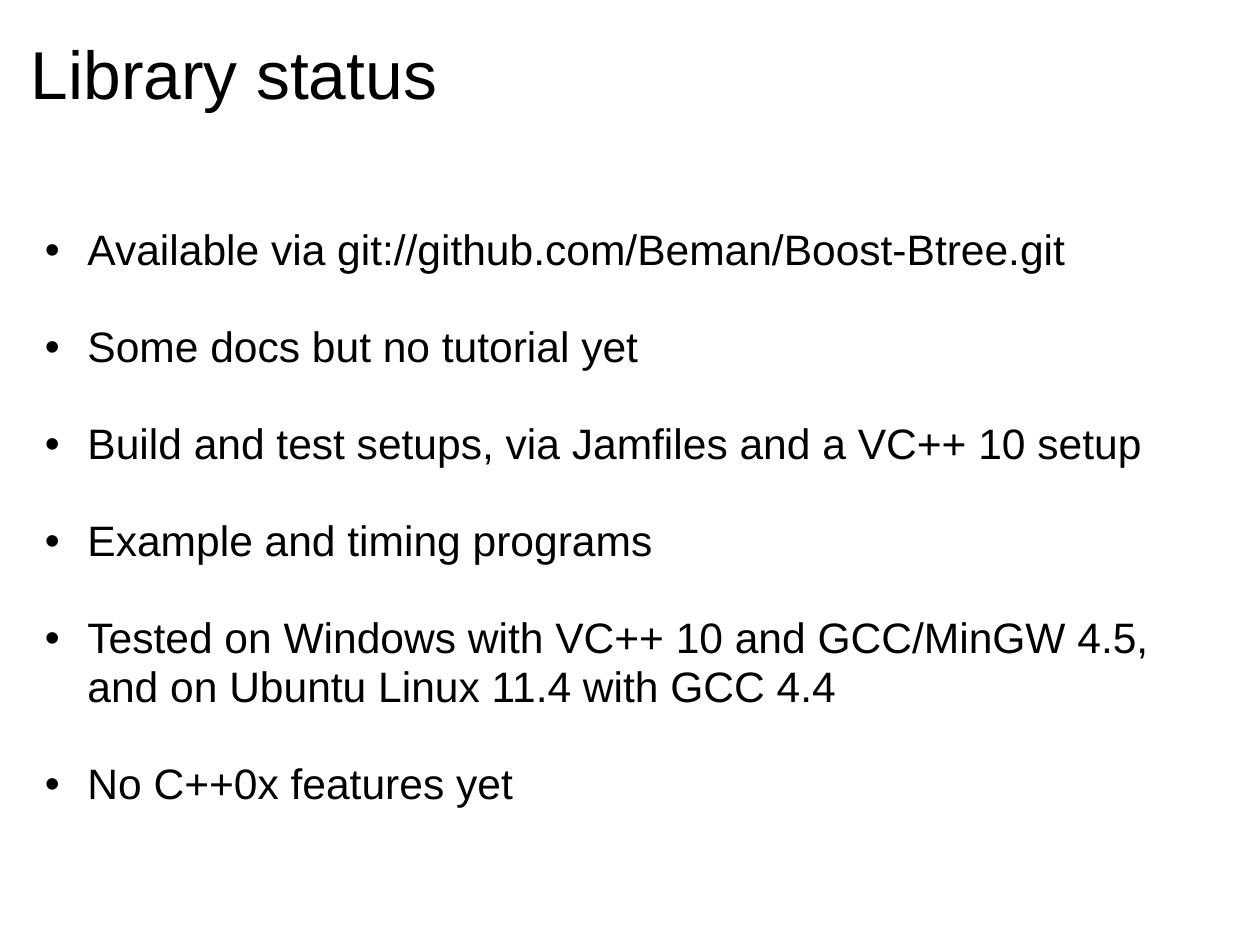
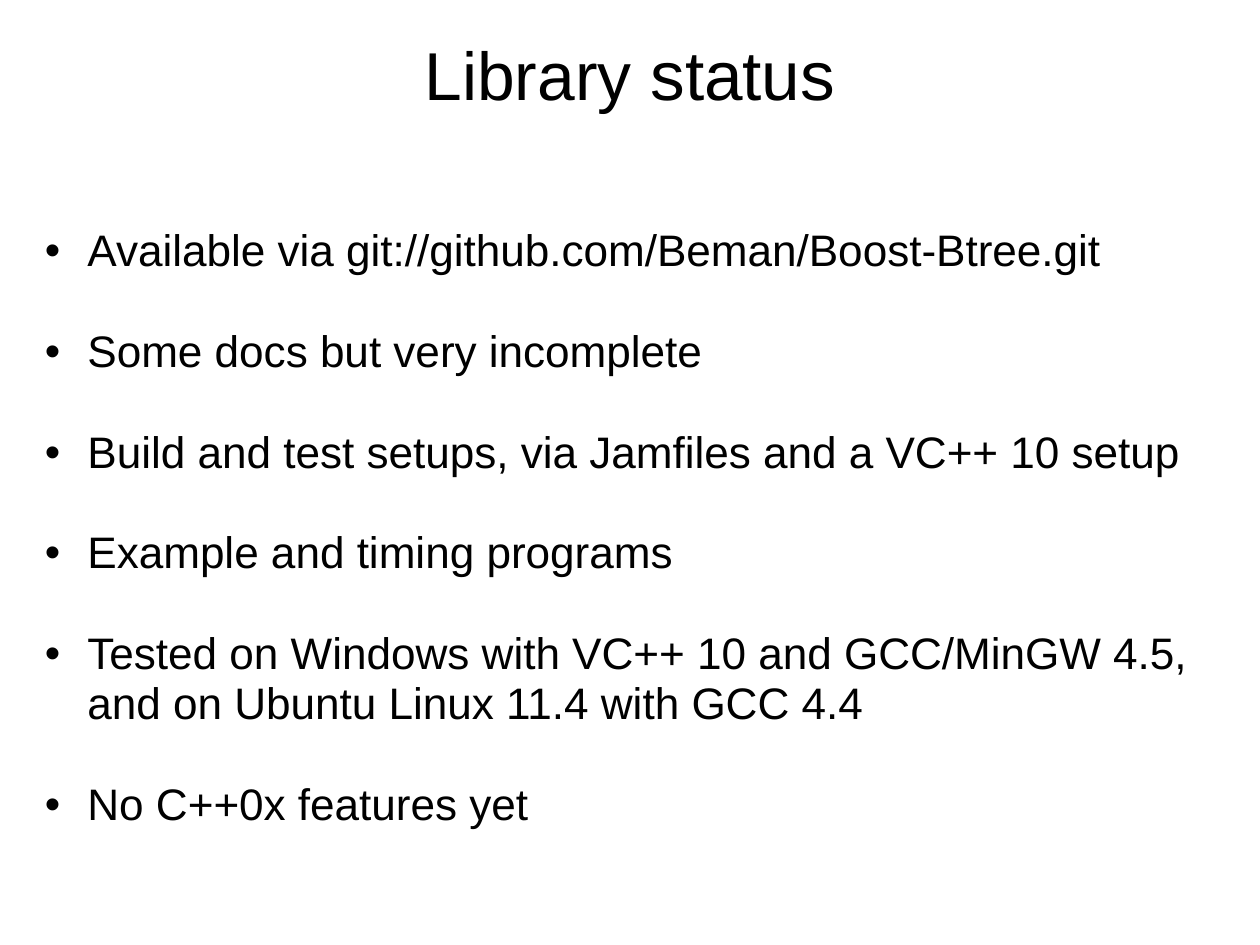
Before and after one commit to Beman/btree, a slide deck: slide 28 of libs/btree/doc/Proposed-B-tree-library.ppt (slide 26 before the commit). Drawn at 1260x945 pixels with LibreOffice and Linux fonts; fonts in the diff are those of the drawing; background and template pictures are left out. Boxes give left, top, right and bottom in pixels: in the first picture for what was removed or moved away, otherwise in the second. Text is boxed around its words. In the diff, an @@ line names an element or a change of style, - is before the commit and + after.

```diff
--- a/libs/btree/doc/Proposed-B-tree-library.ppt
+++ b/libs/btree/doc/Proposed-B-tree-library.ppt
@@ title "Library status" at bbox=[425, 51, 835, 114]: size 43 to 44 pt in "status"; alignment left to centre @@
@@ text at bbox=[87, 234, 1186, 828]: size 27 to 28 pt in "Available via git://github.com/Beman/Boost-Btree.git", "Build and test setups, via Jamfiles and ...", "Example and timing programs", "Tested on Windows with VC++ 10 and ..." and 1 more places @@
@@ text at bbox=[87, 335, 702, 376]: text changed; size 27 to 28 pt @@
-  • Some docs but no tutorial yet
+  • Some docs but very incomplete
```
Also in this commit, not shown: 15 other slides changed, 2 slides added.
